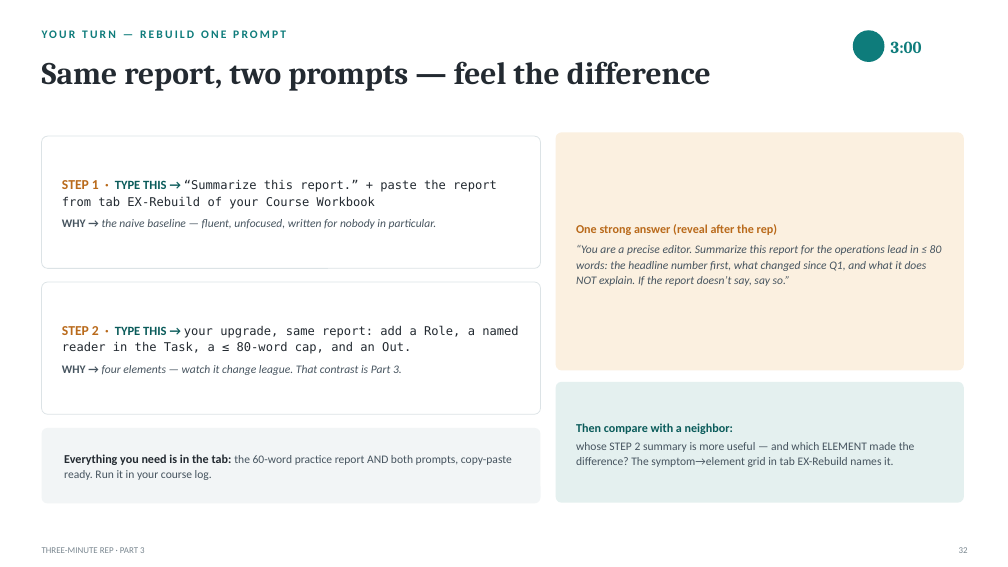
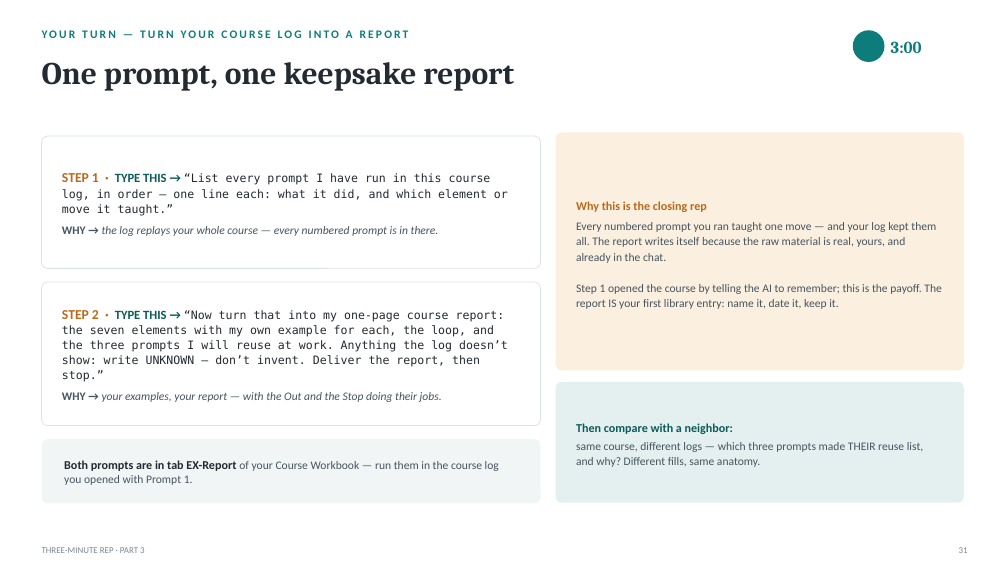
Before and after one commit to naviero1/Claude-Works, a slide deck: slide 31 of ai-training-prompt-engineering/deliverables/From_Prompts_to_Agents_Training.pptx (slide 32 before the commit). Drawn at 1008x567 pixels with LibreOffice and Linux fonts; fonts in the diff are those of the drawing; background and template pictures are left out. Boxes give left, top, right and bottom in pixels: in the first picture for what was removed or moved away, otherwise in the second. Text is boxed around its words. In the diff, an @@ line names an element or a change of style, - is before the commit and + after.

```diff
--- a/ai-training-prompt-engineering/deliverables/From_Prompts_to_Agents_Training.pptx
+++ b/ai-training-prompt-engineering/deliverables/From_Prompts_to_Agents_Training.pptx
@@ text at (42, 30, 409, 38): text changed @@
-YOUR TURN — REBUILD ONE PROMPT
+YOUR TURN — TURN YOUR COURSE LOG INTO A REPORT
@@ text at (42, 62, 514, 91): text changed @@
-Same report, two prompts — feel the difference
+One prompt, one keepsake report
@@ text at (62, 173, 508, 236): text changed; size 11.5 to 11 pt; font Calibri to DejaVu Sans Mono @@
-STEP 1 · TYPE THIS → “Summarize this report.” + paste the report from tab EX-Rebuild of your Course Workbook
-WHY → the naive baseline — fluent, unfocused, written for nobody in particular.
+STEP 1 · TYPE THIS → “List every prompt I have run in this course log, in order — one line each: what it did, and which element or move it taught.”
+WHY → the log replays your whole course — every numbered prompt is in there.
@@ text at (576, 201, 941, 309): text changed; italic off @@
-One strong answer (reveal after the rep)
-“You are a precise editor. Summarize this report for the operations lead in ≤ 80 words: the headline number first, what changed since Q1, and what it does NOT explain. If the report doesn’t say, say so.”
+Why this is the closing rep
+Every numbered prompt you ran taught one move — and your log kept them all. The report writes itself because the raw material is real, yours, and already in the chat.
+Step 1 opened the course by telling the AI to remember; this is the payoff. The report IS your first library entry: name it, date it, keep it.
@@ rounded rectangle: place and size @@
-rounded rectangle at (42, 282, 541, 414)
+rounded rectangle at (42, 282, 541, 426)
@@ rounded rectangle at (42, 282, 541, 426): proportions changed @@
@@ text at (62, 310, 508, 402): text changed; size 11.5 to 11 pt @@
-STEP 2 · TYPE THIS → your upgrade, same report: add a Role, a named reader in the Task, a ≤ 80-word cap, and an Out.
-WHY → four elements — watch it change league. That contrast is Part 3.
+STEP 2 · TYPE THIS → “Now turn that into my one-page course report: the seven elements with my own example for each, the loop, and the three prompts I will reuse at work. Anything the log doesn’t show: write UNKNOWN — don’t invent. Deliver the report, then stop.”
+WHY → your examples, your report — with the Out and the Stop doing their jobs.
@@ rounded rectangle at (42, 439, 541, 504): proportions changed @@
@@ rounded rectangle: place and size @@
-rounded rectangle at (42, 428, 541, 504)
+rounded rectangle at (42, 439, 541, 504)
@@ text at (576, 442, 923, 467): text changed @@
-whose STEP 2 summary is more useful — and which ELEMENT made the difference? The symptom→element grid in tab EX-Rebuild names it.
+same course, different logs — which three prompts made THEIR reuse list, and why? Different fills, same anatomy.
@@ text at (64, 460, 499, 485): text changed @@
-Everything you need is in the tab: the 60-word practice report AND both prompts, copy-paste ready. Run it in your course log.
+Both prompts are in tab EX-Report of your Course Workbook — run them in the course log you opened with Prompt 1.
```
Also in this commit, not shown: 39 other slides changed, 13 other files.
